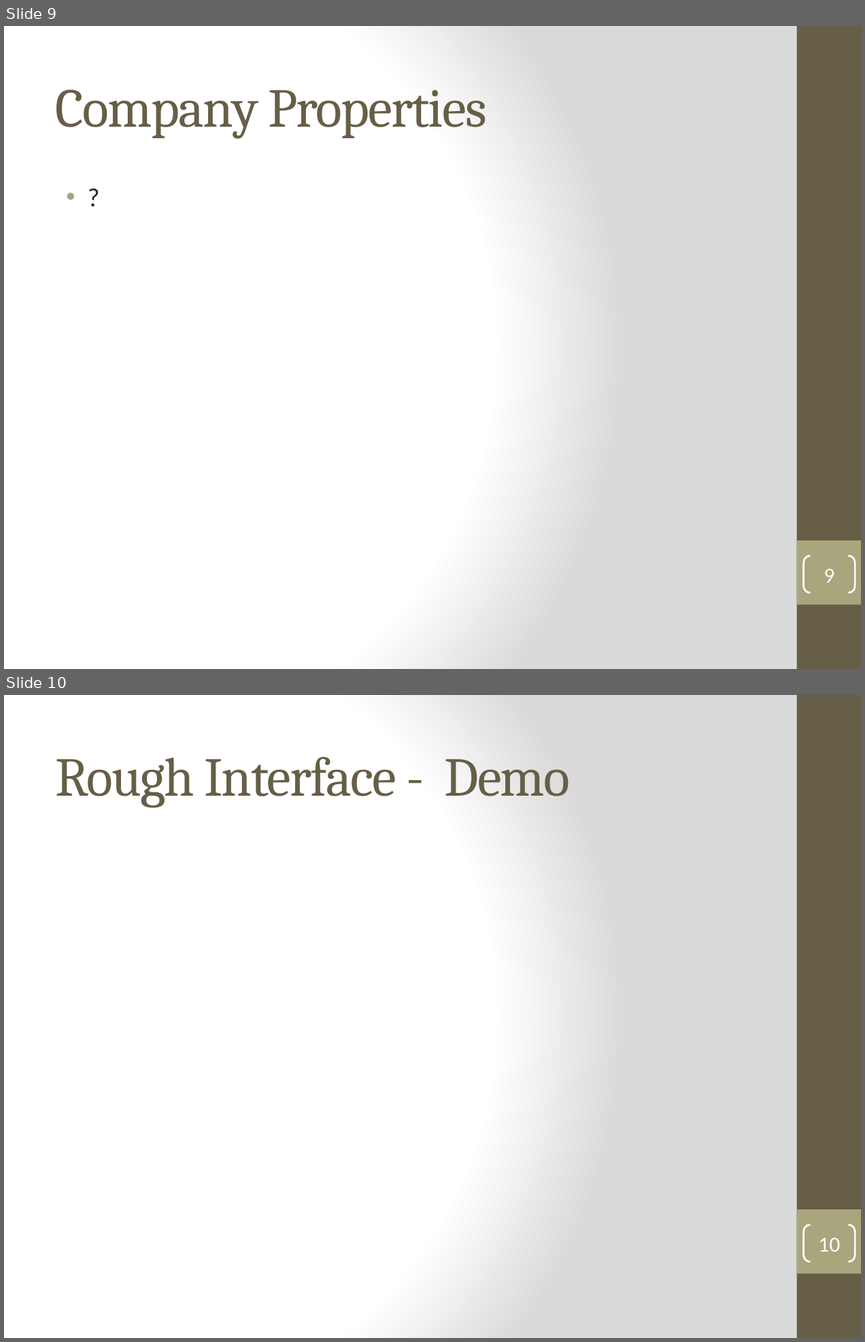
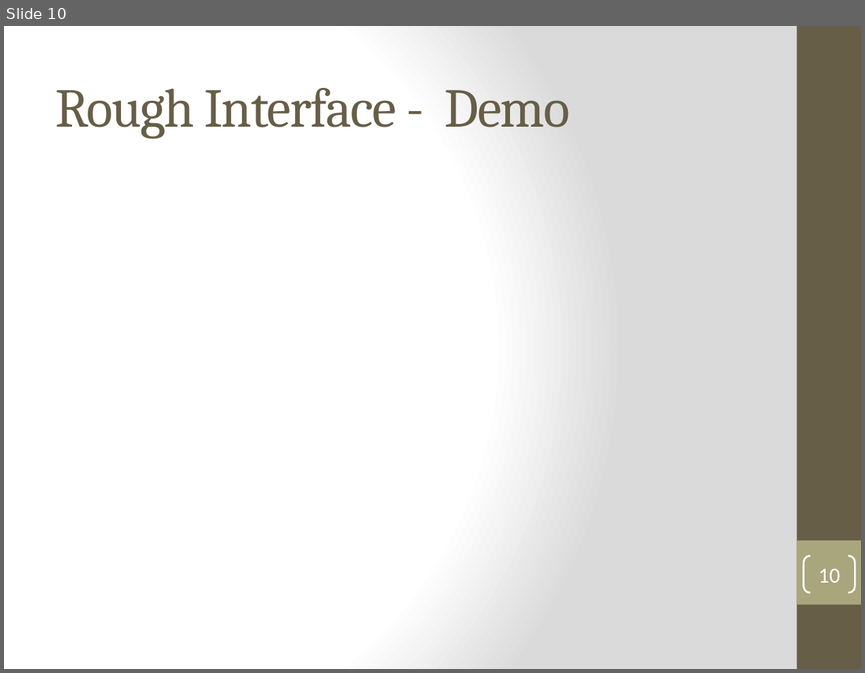
Before and after one commit to DanLain/ProjectManagement, a slide deck: Project Plan/Team 3 Vision and Proejct Plan.pptx. Shown one above the other, each under a label of ours: slides 9 and 10 before the commit, slide 10 after it. The pictures are 865x1342 and 865x673 pixels, drawn with LibreOffice and Linux fonts; fonts in the diff are those of the drawing. Boxes give left, top, right and bottom in pixels: in the first picture for what was removed or moved away, otherwise in the second. Text is boxed around its words. In the diff, an @@ line names an element or a change of style, - is before the commit and + after.

```diff
--- a/Project Plan/Team 3 Vision and Proejct Plan.pptx
+++ b/Project Plan/Team 3 Vision and Proejct Plan.pptx
@@ slide 9 removed at [4, 26, 861, 669], background gradient #FFFFFF to #DADADA; not listed: 2 template elements that a slide beside it also shows @@
@@ title removed at [56, 89, 487, 139] @@
-Company Properties
@@ text removed at [47, 176, 761, 626] @@
-• ?
@@ page number removed at [804, 556, 855, 592] @@
-9
```
Also in this commit, not shown: 1 slide added, 3 other files.
